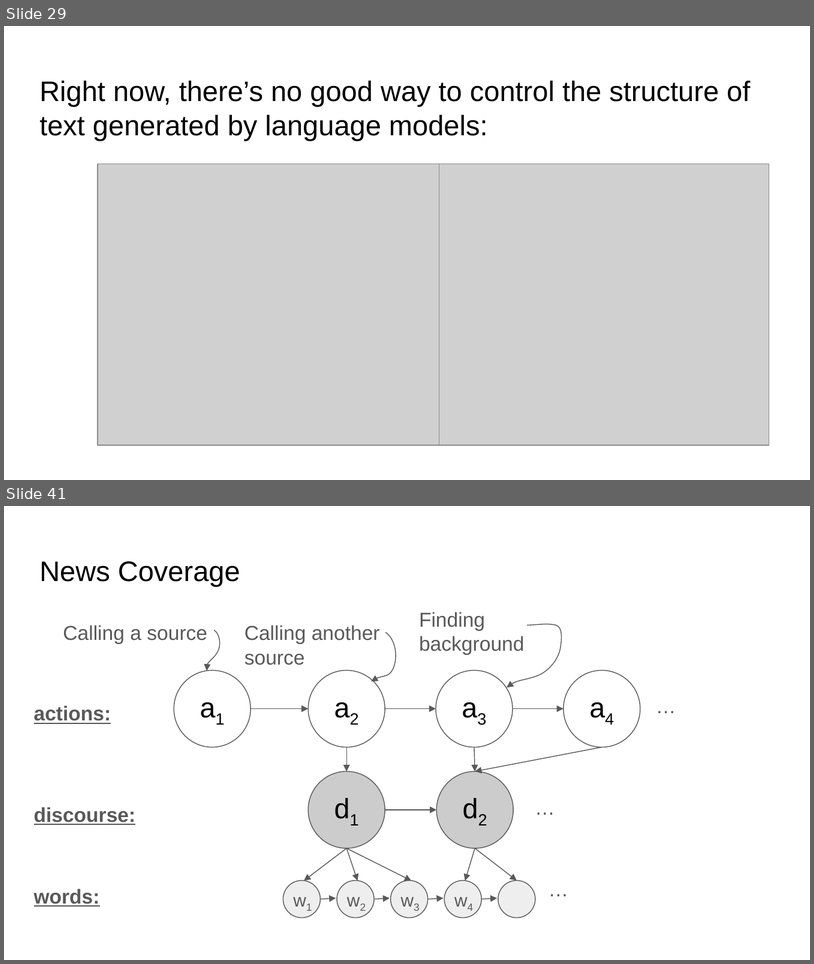
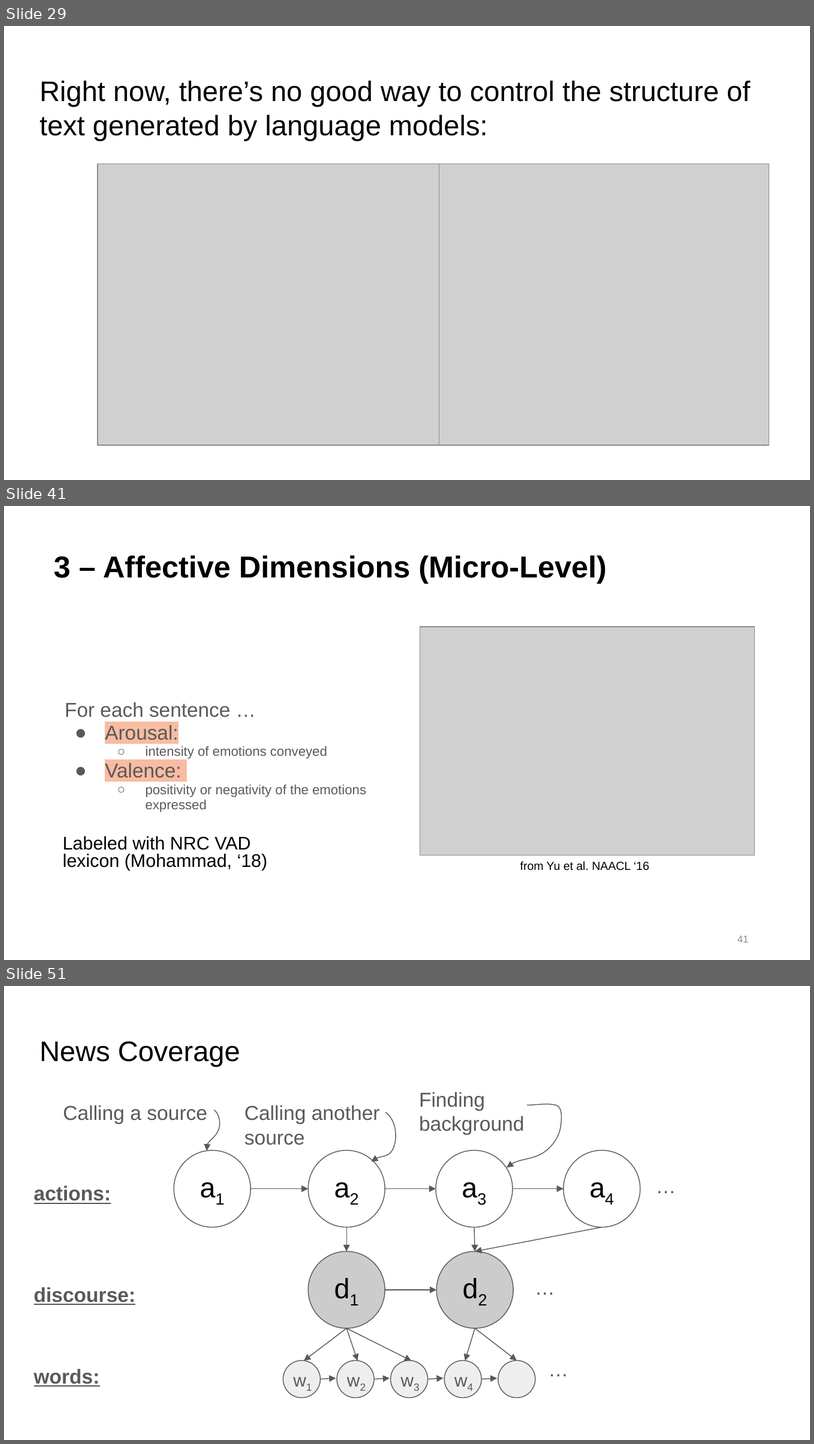
Before and after one commit to jonmay/USC-CS662, a slide deck: assets/files/discourse.pptx. Shown one above the other, each under a label of ours: slides 29 and 41 before the commit, slides 29, 41 and 51 after it; the slides between them are not shown. The pictures are 814x964 and 814x1444 pixels, drawn with LibreOffice and Linux fonts; fonts in the diff are those of the drawing; grey boxes stand for pictures; background and template pictures are left out. Boxes give left, top, right and bottom in pixels: in the first picture for what was removed or moved away, otherwise in the second. Text is boxed around its words. In the diff, an @@ line names an element or a change of style, - is before the commit and + after.

```diff
--- a/assets/files/discourse.pptx
+++ b/assets/files/discourse.pptx
@@ slide 41 added at box(4, 506, 810, 960), background #FFFFFF @@
@@ title added at box(54, 555, 607, 583), 27 pt, text #000000, bold @@
+3 – Affective Dimensions (Micro-Level)
@@ picture added at box(420, 627, 755, 855) @@
@@ text added at box(65, 702, 366, 812), 11.9 pt, text #595959 @@
+For each sentence …
+● Arousal:
+  ○ intensity of emotions conveyed
+● Valence:
+  ○ positivity or negativity of the emotions expressed
@@ text added at box(63, 836, 268, 870), 16.3 pt, text #000000 @@
+Labeled with NRC VAD lexicon (Mohammad, ‘18)
@@ text added at box(521, 861, 650, 870), 10.5 pt, text #000000 @@
+from Yu et al. NAACL ‘16
@@ page number added at box(738, 935, 749, 942), 9 pt, text #8C8C8C @@
+41
@@ what was slide 41 is now slide 51 @@
```
Also in this commit, not shown: 29 slides changed, 10 other slides added, 1 slide removed.
